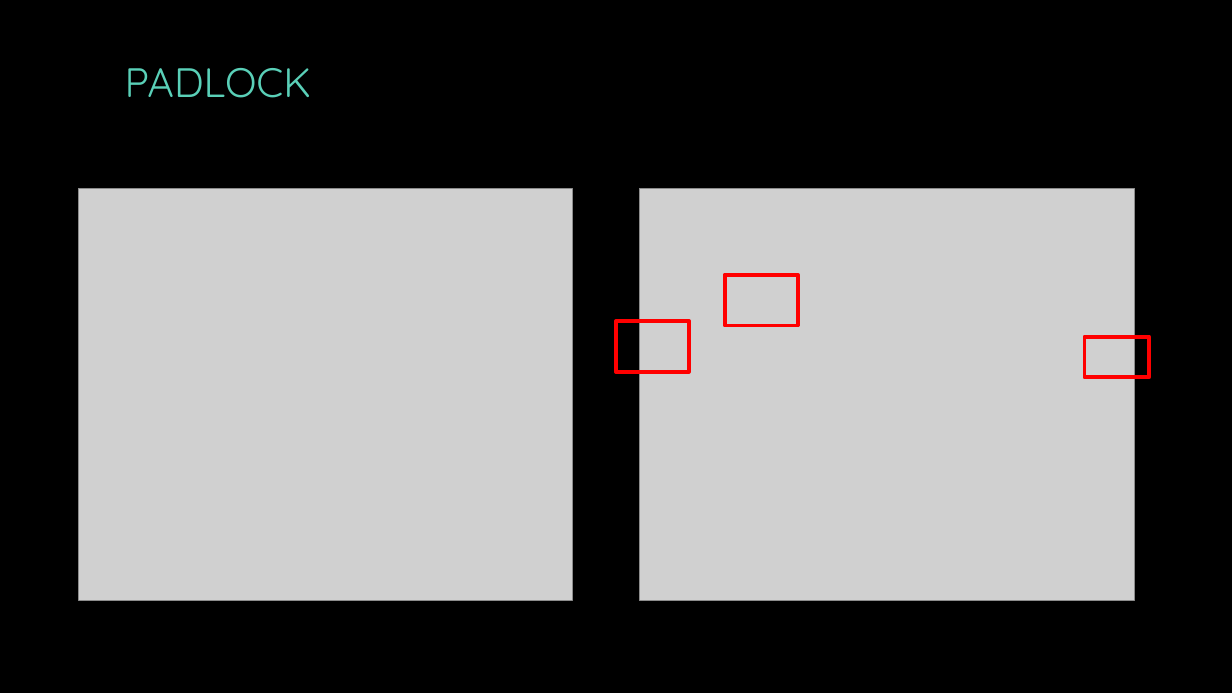
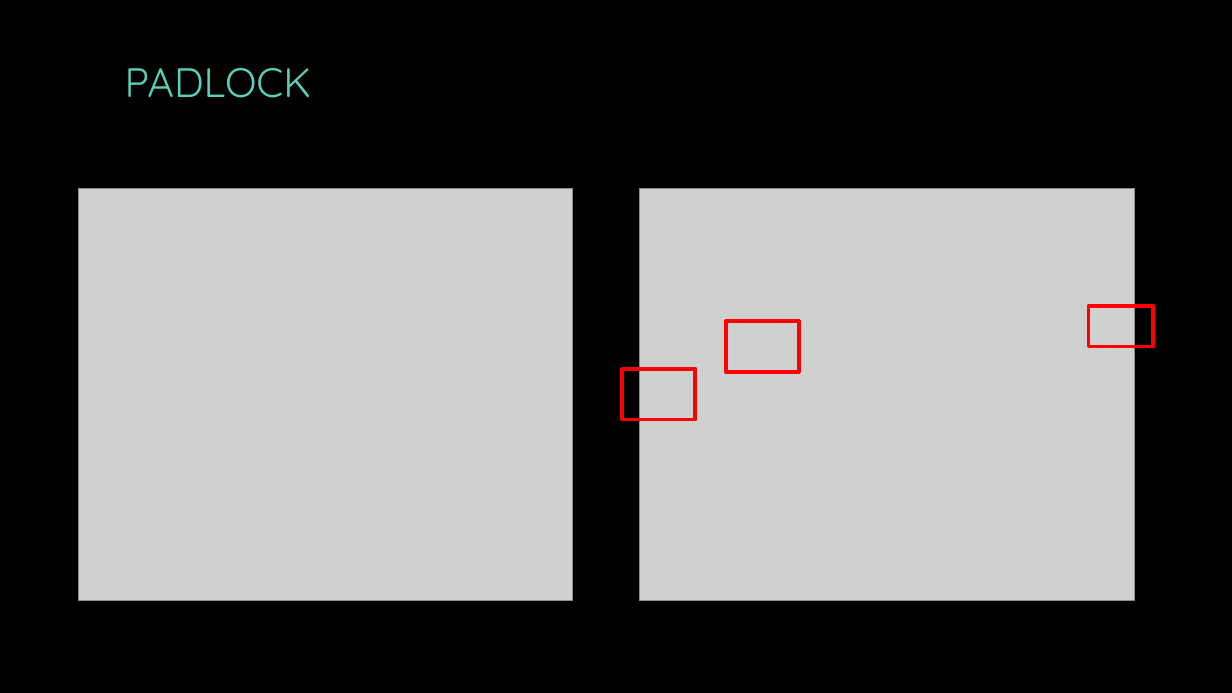
Before and after one commit to Nayrgton/PasswordProtectionProgram, a slide deck: slide 4 of Doc/FinalPresentation/PasswordProtectionProgram.pptx. Drawn at 1232x693 pixels with LibreOffice and Linux fonts; fonts in the diff are those of the drawing; grey boxes stand for pictures; background and template pictures are left out. Boxes give left, top, right and bottom in pixels: in the first picture for what was removed or moved away, otherwise in the second. Text is boxed around its words. In the diff, an @@ line names an element or a change of style, - is before the commit and + after.

Commit message:
updated ppt

```diff
--- a/Doc/FinalPresentation/PasswordProtectionProgram.pptx
+++ b/Doc/FinalPresentation/PasswordProtectionProgram.pptx
@@ rectangle: place and size @@
-rectangle at (725,274,798,325)
+rectangle at (726,321,799,372)
@@ rectangle: place and size @@
-rectangle at (1085,336,1150,377)
+rectangle at (1089,306,1153,347)
@@ rectangle: place and size @@
-rectangle at (616,321,689,372)
+rectangle at (623,369,696,420)
```
Also in this commit, not shown: 5 other slides changed, 1 slide removed, 1 other file.
